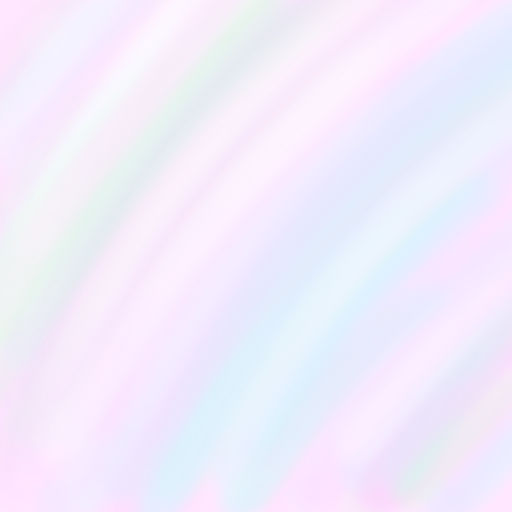
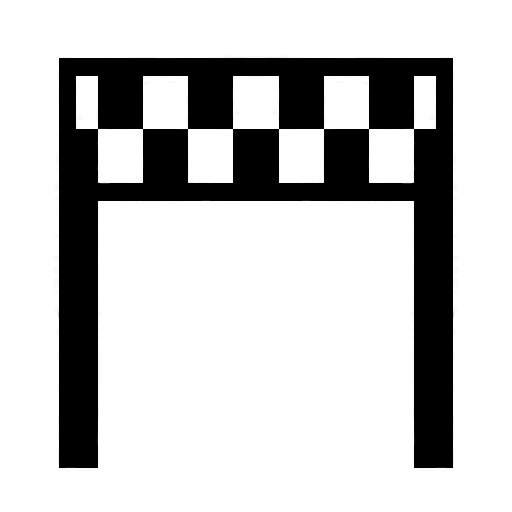
Layered file, before and after one edit (512×512). Changes by layer:
added layer "RacesFinished" above "MaximumStat" over [0, 0, 512, 512]
hid "Platinum", painted on it over [0, 0, 512, 512]
